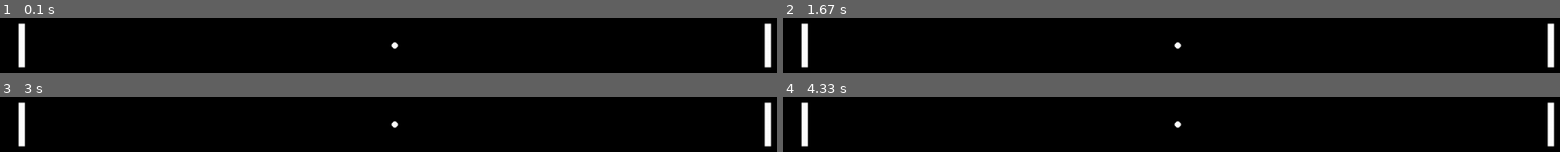
Above: before the commit, frames 1-4 (two rows, left to right).
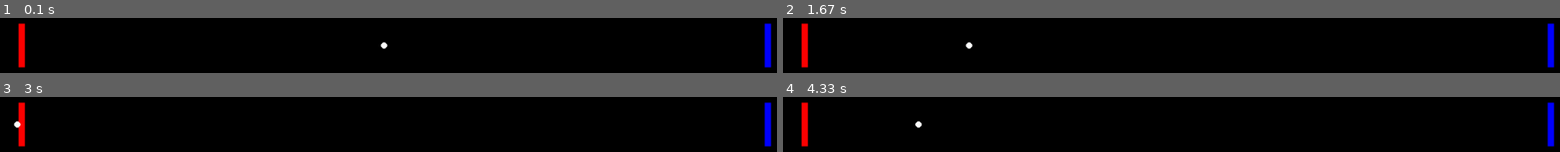
Above: after the commit, the same moments.

Repository: yanmoyy/pygame-ping-pong
Game: pygame game, started from main.py
Two runs of this game, one before a commit and one after it. Both use one fixed random seed, a clock stepped at 60 frames per second and the inputs below.
Inputs:
- Up to frame 1 (0.1 s): no input
- Up to frame 2 (1.67 s): no input
- Up to frame 3 (3 s): no input
- Up to frame 4 (4.33 s): no input

The runs differ from the first frame. In frame 1, 1.7% of the frame differs, in the area x 2-100%, y 9-91%; in frame 2, 1.7%; in frame 3, 1.6%; in frame 4, 1.7%.

Commit message:
feat:bounce logic implement

Diff:
--- a/constants.py
+++ b/constants.py
@@ -10,12 +10,15 @@
 class Color:
     BACK_GROUND_BLACK = "black"
     WHITE = "white"
+    PLAYER_1_RED = "red"
+    PLAYER_2_BLUE = "blue"
 
 
-class GameUI:
+class Game:
     PADDING = 50
 
     PADDLE_HEIGHT = 70
     PADDLE_WIDTH = 10
 
     BALL_RADIUS = 5
+    BALL_MIN_SPEED = 200
--- a/main.py
+++ b/main.py
@@ -1,7 +1,7 @@
 import pygame
 
 from constants import Color, Screen
-from pong_game import PongGame
+from pong_game.game import PongGame
 
 
 def main():
@@ -23,6 +23,8 @@
             if event.type == pygame.QUIT:
                 running = False
 
+        game.update()
+
         updatable.update(dt)
 
         screen.fill(Color.BACK_GROUND_BLACK)
--- a/pong_game.py
+++ /dev/null
@@ -1,58 +0,0 @@
-from pygame.sprite import Group
-
-from constants import GameUI, Screen
-from sprite import Circle, Rectangle
-
-
-class PongGame:
-    def __init__(
-        self,
-        drawable: Group,
-        updatable: Group,
-        collidable: Group,
-        width: float = Screen.WIDTH,
-        height: float = Screen.HEIGHT,
-    ) -> None:
-        self.drawable = drawable
-        self.updatable = updatable
-        self.collidable = collidable
-
-        self.width = width
-        self.height = height
-
-        self._init_objects()
-
-    def _get_collidable_groups(self):
-        return (
-            self.drawable,
-            self.updatable,
-            self.collidable,
-        )
-
-    def _init_objects(self):
-        center_y = int(self.height // 2)
-        center_x = int(self.width // 2)
-        self.paddle1 = self._build_paddle(
-            center_x=GameUI.PADDING,
-            center_y=center_y,
-        )
-        self.paddle2 = self._build_paddle(
-            center_x=int(self.width) - GameUI.PADDING,
-            center_y=center_y,
-        )
-        self.ball = self._build_ball(center_x, center_y)
-
-    def _build_paddle(self, center_x: int, center_y: int) -> Rectangle:
-        return Rectangle(
-            (center_x, center_y),
-            GameUI.PADDLE_WIDTH,
-            GameUI.PADDLE_HEIGHT,
-            *self._get_collidable_groups(),
-        )
-
-    def _build_ball(self, center_x: float, center_y: float) -> Circle:
-        return Circle(
-            (center_x, center_y),
-            GameUI.BALL_RADIUS,
-            *self._get_collidable_groups(),
-        )
--- /dev/null
+++ b/pong_game/ball.py
@@ -0,0 +1,28 @@
+from enum import Enum
+
+import pygame
+
+from constants import Game
+from sprites import Circle
+
+
+class BounceType(Enum):
+    PADDLE = "paddle"
+    WALL = "wall"
+
+
+class Ball(Circle):
+    def __init__(
+        self,
+        center: pygame.Vector2,
+        velocity: pygame.Vector2,
+        *groups: pygame.sprite.Group,
+    ) -> None:
+        super().__init__(center, Game.BALL_RADIUS, *groups)
+        self.velocity = velocity
+
+    def update(self, dt: float):
+        self.center += self.velocity * dt
+
+    def bounce(self, normal: pygame.Vector2):
+        self.velocity = self.velocity.reflect(normal)
--- /dev/null
+++ b/pong_game/game.py
@@ -0,0 +1,87 @@
+import pygame
+from pygame.sprite import Group
+
+from constants import Color, Game, Screen
+from pong_game.ball import Ball
+from sprites import Rectangle
+
+
+class Normal:
+    LEFT_WALL = pygame.Vector2(1, 0)
+    RIGHT_WALL = pygame.Vector2(-1, 0)
+    TOP_WALL = pygame.Vector2(0, -1)
+    BOTTOM_WALL = pygame.Vector2(0, 1)
+
+
+class PongGame:
+    def __init__(
+        self,
+        drawable: Group,
+        updatable: Group,
+        collidable: Group,
+        width: float = Screen.WIDTH,
+        height: float = Screen.HEIGHT,
+    ) -> None:
+        self.drawable = drawable
+        self.updatable = updatable
+        self.collidable = collidable
+
+        self.width = width
+        self.height = height
+
+        self._init_objects()
+
+    def update(self):
+        self._ball_update()
+
+    def _ball_update(self):
+        x, y = self._ball.center
+        radius = self._ball.radius
+        if x - radius <= 0:
+            self._ball.bounce(Normal.LEFT_WALL)
+        if x + radius >= self.width:
+            self._ball.bounce(Normal.RIGHT_WALL)
+        if y + radius >= self.height:
+            self._ball.bounce(Normal.TOP_WALL)
+        if y - radius <= 0:
+            self._ball.bounce(Normal.BOTTOM_WALL)
+
+    def _get_collidable_groups(self):
+        return (
+            self.drawable,
+            self.updatable,
+            self.collidable,
+        )
+
+    def _init_objects(self):
+        center_y = int(self.height // 2)
+        center_x = int(self.width // 2)
+        self._paddle1 = self._build_paddle(
+            center_x=Game.PADDING,
+            center_y=center_y,
+        )
+        self._paddle2 = self._build_paddle(
+            center_x=int(self.width) - Game.PADDING,
+            center_y=center_y,
+        )
+        self._ball = self._build_ball(center_x, center_y)
+        self._set_players_color()
+
+    def _build_paddle(self, center_x: int, center_y: int) -> Rectangle:
+        return Rectangle(
+            (center_x, center_y),
+            Game.PADDLE_WIDTH,
+            Game.PADDLE_HEIGHT,
+            *self._get_collidable_groups(),
+        )
+
+    def _build_ball(self, center_x: float, center_y: float) -> Ball:
+        return Ball(
+            pygame.Vector2(center_x, center_y),
+            pygame.Vector2(-Game.BALL_MIN_SPEED, 0),
+            *self._get_collidable_groups(),
+        )
+
+    def _set_players_color(self):
+        self._paddle1.color = Color.PLAYER_1_RED
+        self._paddle2.color = Color.PLAYER_2_BLUE
--- a/sprite.py
+++ b/sprites.py
@@ -16,21 +16,23 @@
         super().__init__(*groups)
         self.rect = pygame.Rect(0, 0, width, height)
         self.rect.center = center
+        self.color = Color.WHITE
 
     def draw(self, screen: pygame.Surface):
-        pygame.draw.rect(screen, Color.WHITE, self.rect)
+        pygame.draw.rect(screen, self.color, self.rect)
 
 
 class Circle(pygame.sprite.Sprite):
     def __init__(
         self,
-        center: Tuple[float, float],
+        center: pygame.Vector2,
         radius: float,
         *groups: pygame.sprite.Group,
     ) -> None:
         super().__init__(*groups)
         self.center = center
         self.radius = radius
+        self.color = Color.WHITE
 
     def draw(self, screen: pygame.Surface):
-        pygame.draw.circle(screen, Color.WHITE, self.center, self.radius)
+        pygame.draw.circle(screen, self.color, self.center, self.radius)
--- /dev/null
+++ b/test.py
@@ -0,0 +1,28 @@
+import unittest
+from typing import cast
+
+from pygame import Vector2
+from pygame.sprite import Group
+
+from pong_game.game import PongGame
+from sprites import Circle
+
+
+class TestGame(unittest.TestCase):
+    def create_game(self):
+        game = PongGame(Group(), Group(), Group())
+        return game
+
+    def test_update_ball(self):
+        game = self.create_game()
+        game._ball.velocity = Vector2(1, 1)
+        cast(Circle, game._ball).center.y = game.height
+        game._ball_update()
+        self.assertEqual(
+            game._ball.velocity,
+            Vector2(1, -1),
+        )
+
+
+if __name__ == "__main__":
+    unittest.main()
Empty file added: pong_game/__init__.py
